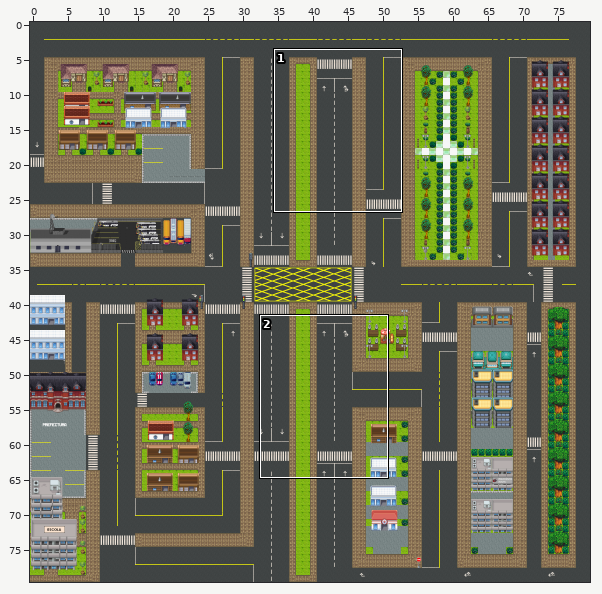
A Tiled map gets an edit: files/tileset/map.tmx. Above, an overview of the earlier version with the close-up marked.
Close-up. Before the commit:
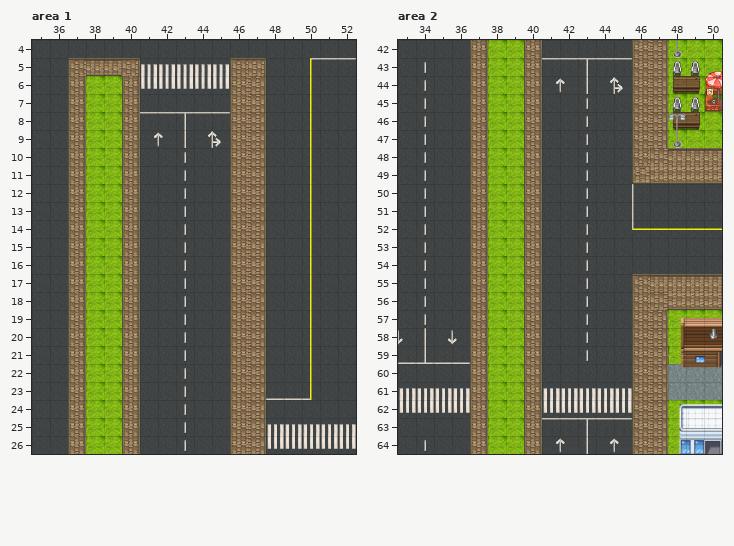
Cells are 32x32 px. Shown: area 1 x 35..52, y 4..26; area 2 x 33..50, y 42..64. The commit also changed other parts of the map, which this record leaves out.
After:
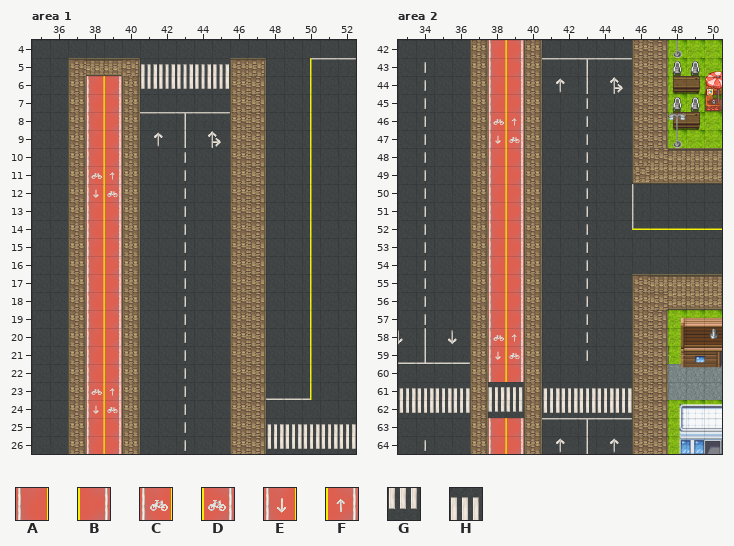
Key: from "tileset": A 980, B 981, C 1100, D 1101, E 1220, F 1221, G 2046 turned 180, H 2166 turned 180.
_ is an empty cell.
Tiles of an added or newly shown layer are drawn over the layers below it.
Change:
Layer "Ciclofaixa" (now shown), area 1:
There is now tile A in rows 6 to 10 at x 38; in rows 13 to 22 at x 38; in rows 25 to 26 at x 38.
There is now tile B in rows 6 to 10 at x 39; in rows 13 to 22 at x 39; in rows 25 to 26 at x 39.
There is now tile C in row 11 at x 38; in row 23 at x 38.
There is now tile D in row 12 at x 39; in row 24 at x 39.
There is now tile E in row 12 at x 38; in row 24 at x 38.
There is now tile F in row 11 at x 39; in row 23 at x 39.
Layer "Ciclofaixa" (now shown), area 2:
There is now tile A in rows 42 to 45 at x 38; in rows 48 to 57 at x 38; in row 60 at x 38; in rows 63 to 64 at x 38.
There is now tile B in rows 42 to 45 at x 39; in rows 48 to 57 at x 39; in row 60 at x 39; in rows 63 to 64 at x 39.
There is now tile C in row 46 at x 38; in row 58 at x 38.
There is now tile D in row 47 at x 39; in row 59 at x 39.
There is now tile E in row 47 at x 38; in row 59 at x 38.
There is now tile F in row 46 at x 39; in row 58 at x 39.
There is now tile G in row 62 at x 38 to 39.
There is now tile H in row 61 at x 38 to 39.
Changed places in both close-ups, as pixel boxes (x1, y1, x2, y2):
added: (86, 76, 122, 454)
added: (488, 40, 524, 454)
